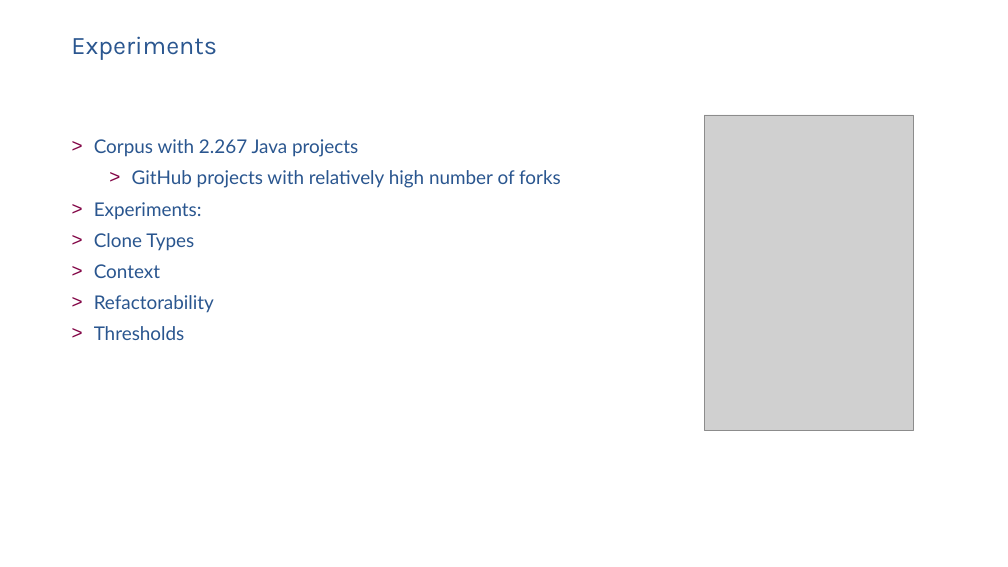
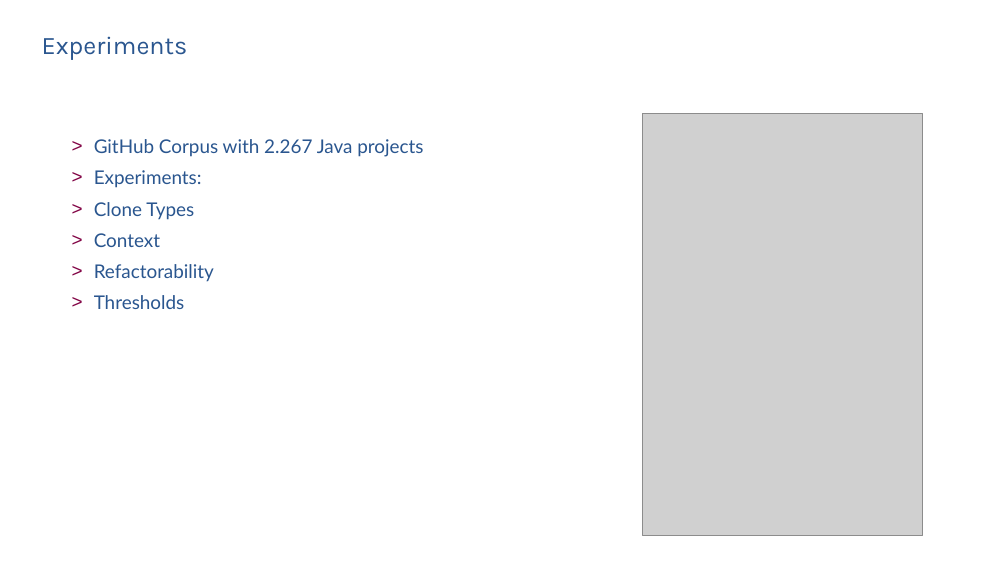
Before and after one commit to SimonBaars/Master-Thesis-Simon-Baars, a slide deck: slide 47 of presentations/FinalPresentation.odp. Drawn at 1008x567 pixels with LibreOffice and Linux fonts; fonts in the diff are those of the drawing; grey boxes stand for pictures. Boxes give left, top, right and bottom in pixels: in the first picture for what was removed or moved away, otherwise in the second. Text is boxed around its words. In the diff, an @@ line names an element or a change of style, - is before the commit and + after.

```diff
--- a/presentations/FinalPresentation.odp
+++ b/presentations/FinalPresentation.odp
@@ free "Experiments": place and size @@
-free "Experiments" at <box>71,30,929,63</box>
+free "Experiments" at <box>42,30,899,63</box>
@@ picture: place and size @@
-picture at <box>704,115,913,430</box>
+picture at <box>643,113,923,536</box>
@@ text in free at <box>94,139,423,157</box>: text changed @@
-> Corpus with 2.267 Java projects
-  > GitHub projects with relatively high number of forks
+> GitHub Corpus with 2.267 Java projects
```
Also in this commit, not shown: 3 other slides changed, 7 slides added.
